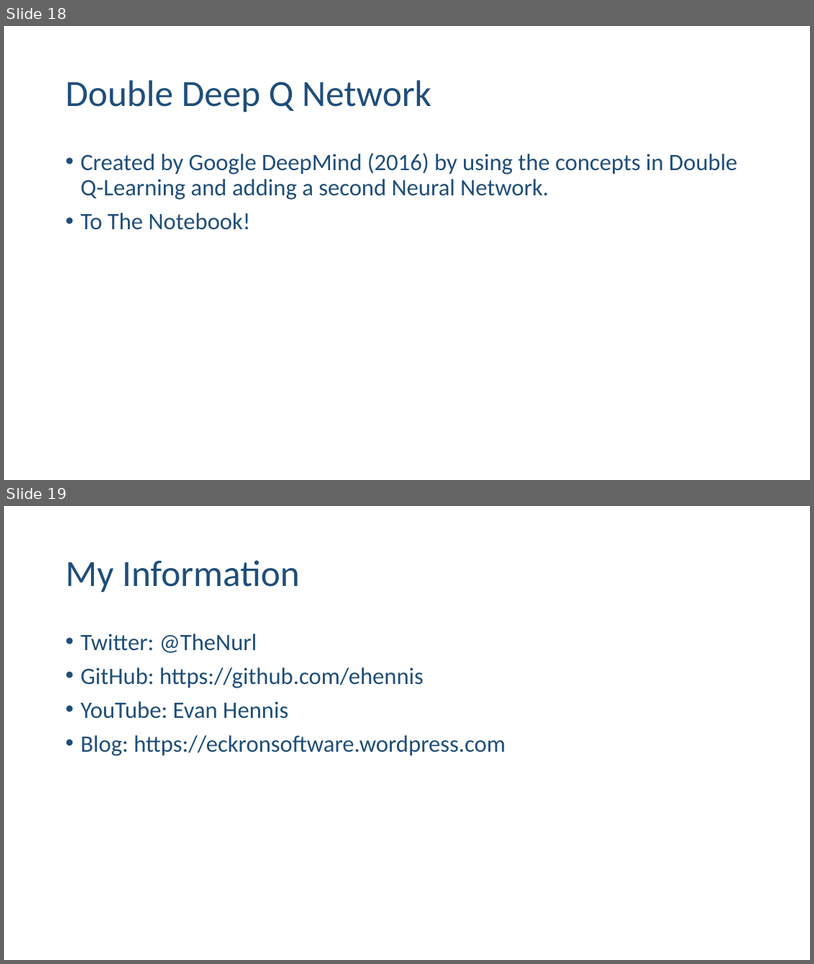
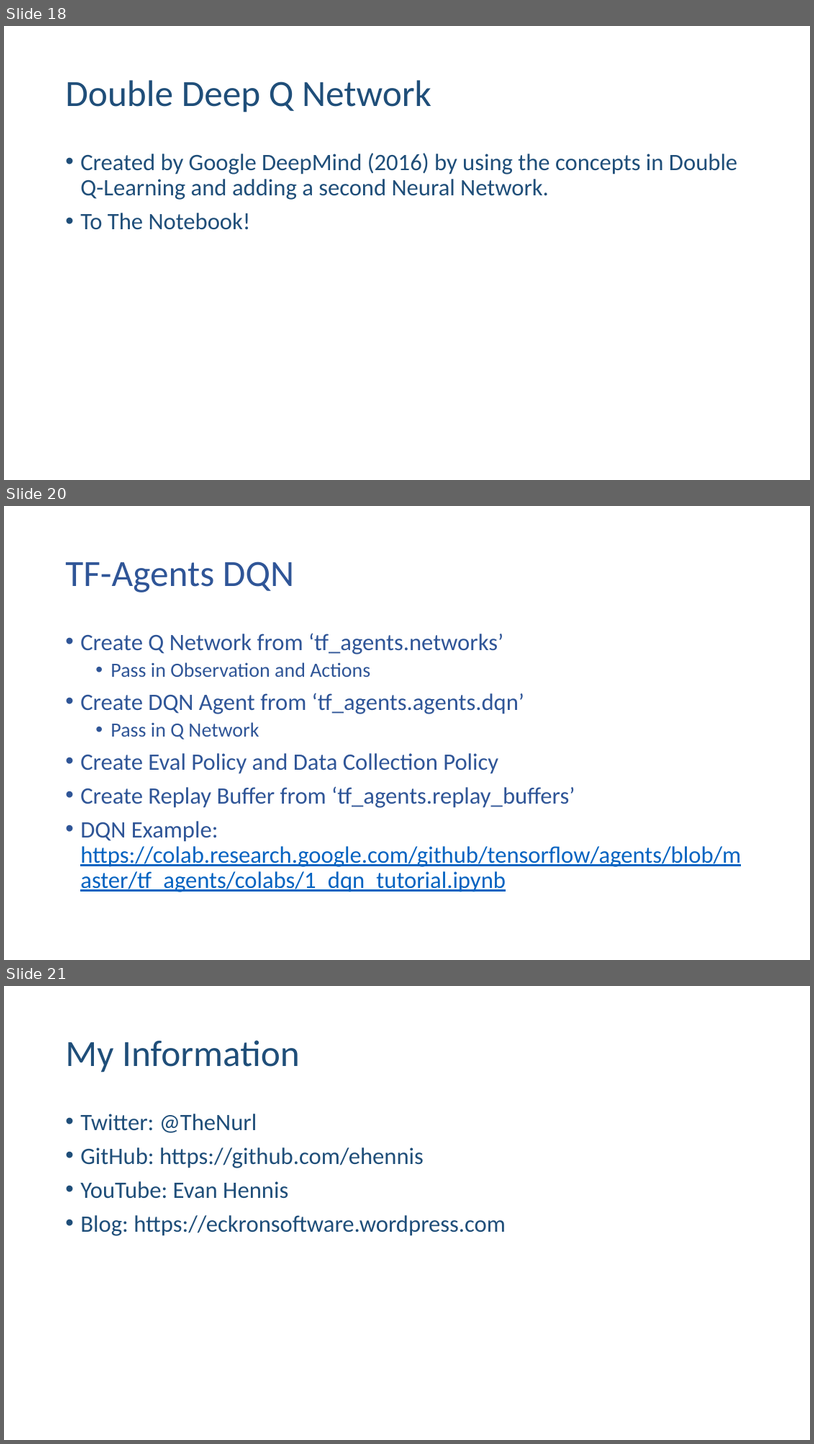
Before and after one commit to ehennis/ReinforcementLearning, a slide deck: GDG-Denver.pptx. Shown one above the other, each under a label of ours: slides 18 and 19 before the commit, slides 18, 20 and 21 after it; the slides between them are not shown. The pictures are 814x964 and 814x1444 pixels, drawn with LibreOffice and Linux fonts; fonts in the diff are those of the drawing. Boxes give left, top, right and bottom in pixels: in the first picture for what was removed or moved away, otherwise in the second. Text is boxed around its words. In the diff, an @@ line names an element or a change of style, - is before the commit and + after.

Commit message:
Added TF-Agent slides

```diff
--- a/GDG-Denver.pptx
+++ b/GDG-Denver.pptx
@@ slide 20 added at (4,506,810,960), background #FFFFFF @@
@@ title added at (65,561,294,592), 44 pt, text #2F5597 @@
+TF-Agents DQN
@@ text added at (80,633,741,892), 28 pt, text #2F5597 @@
+• Create Q Network from ‘tf_agents.networks’
+  • Pass in Observation and Actions
+• Create DQN Agent from ‘tf_agents.agents.dqn’
+  • Pass in Q Network
+• Create Eval Policy and Data Collection Policy
+• Create Replay Buffer from ‘tf_agents.replay_buffers’
+• DQN Example: https://colab.research.google.com/github/tensorflow/agents/blob/master/tf_agents/colabs/1_dqn_tutorial.ipynb
@@ what was slide 19 is now slide 21 @@
```
Also in this commit, not shown: 1 other slide added.
